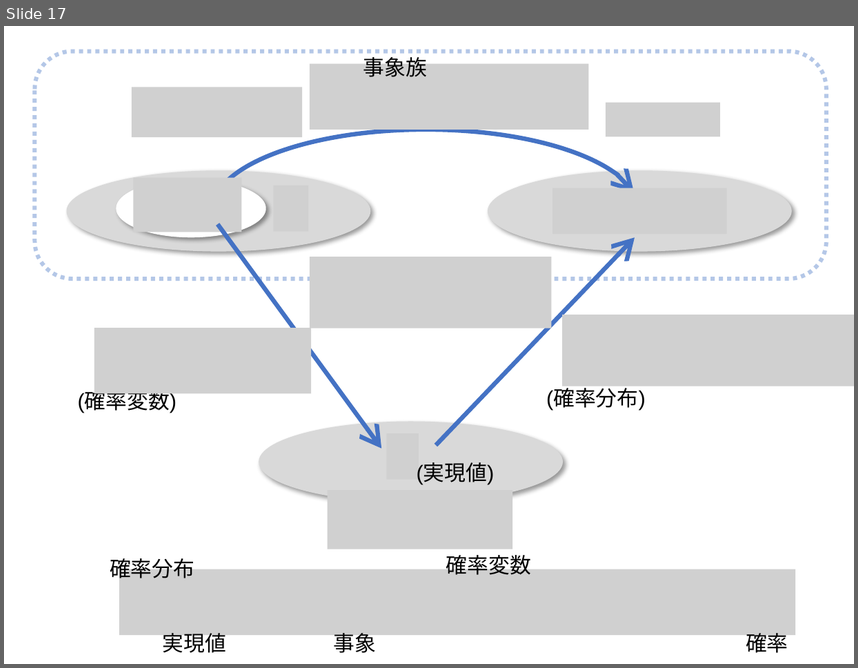
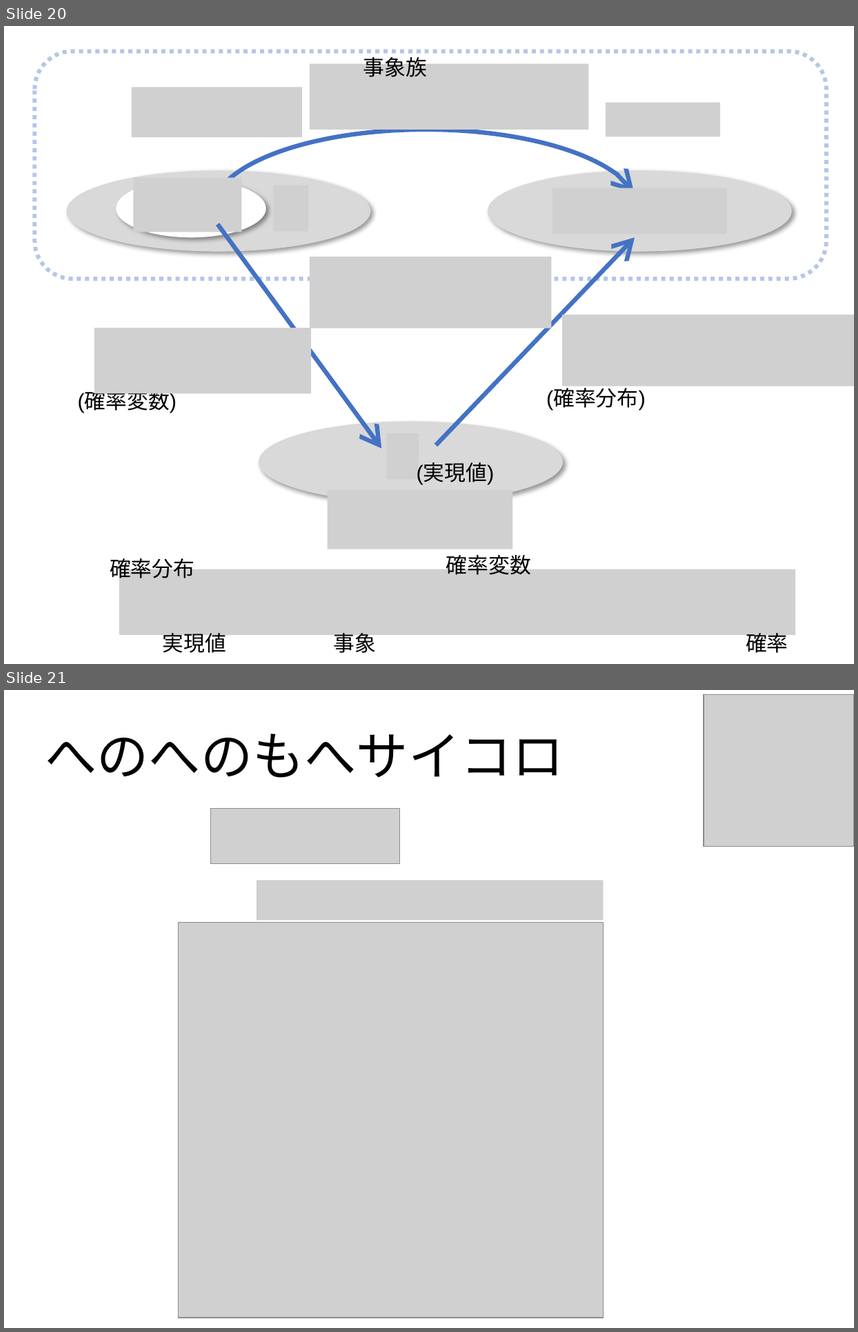
Before and after one commit to kilometer0101/TokyoR79, a slide deck: TokyoR79.pptx. Shown one above the other, each under a label of ours: slide 17 before the commit, slides 20 and 21 after it. The pictures are 858x668 and 858x1332 pixels, drawn with LibreOffice and Linux fonts; fonts in the diff are those of the drawing; grey boxes stand for pictures. Boxes give left, top, right and bottom in pixels: in the first picture for what was removed or moved away, otherwise in the second. Text is boxed around its words. In the diff, an @@ line names an element or a change of style, - is before the commit and + after.

```diff
--- a/TokyoR79.pptx
+++ b/TokyoR79.pptx
@@ slide 21 added at bbox=[4, 690, 854, 1328], background #FFFFFF @@
@@ picture added at bbox=[704, 694, 854, 847] @@
@@ text added at bbox=[45, 733, 564, 778], 44 pt, text #000000 @@
+へのへのもへサイコロ
@@ picture added at bbox=[210, 808, 399, 863] @@
@@ picture added at bbox=[257, 880, 604, 920] @@
@@ picture added at bbox=[179, 922, 604, 1317] @@
@@ what was slide 17 is now slide 20 @@
```
Also in this commit, not shown: 8 slides changed, 24 other slides added, 1 slide removed, 2 other files.
